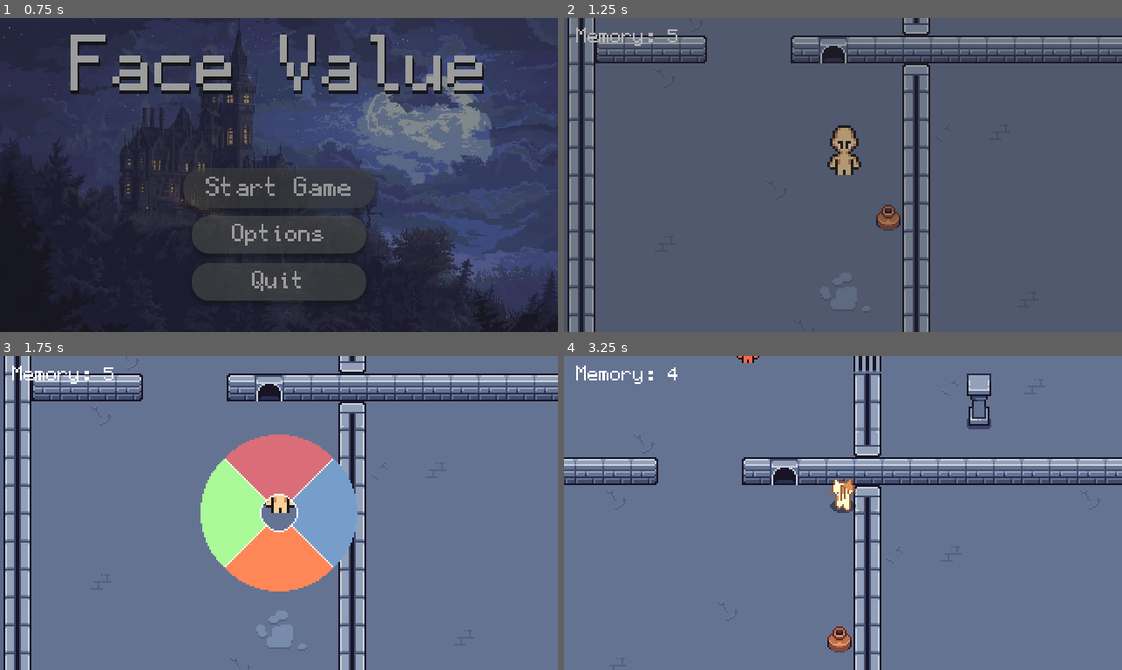
Above: before the commit, frames 1-4 (two rows, left to right).
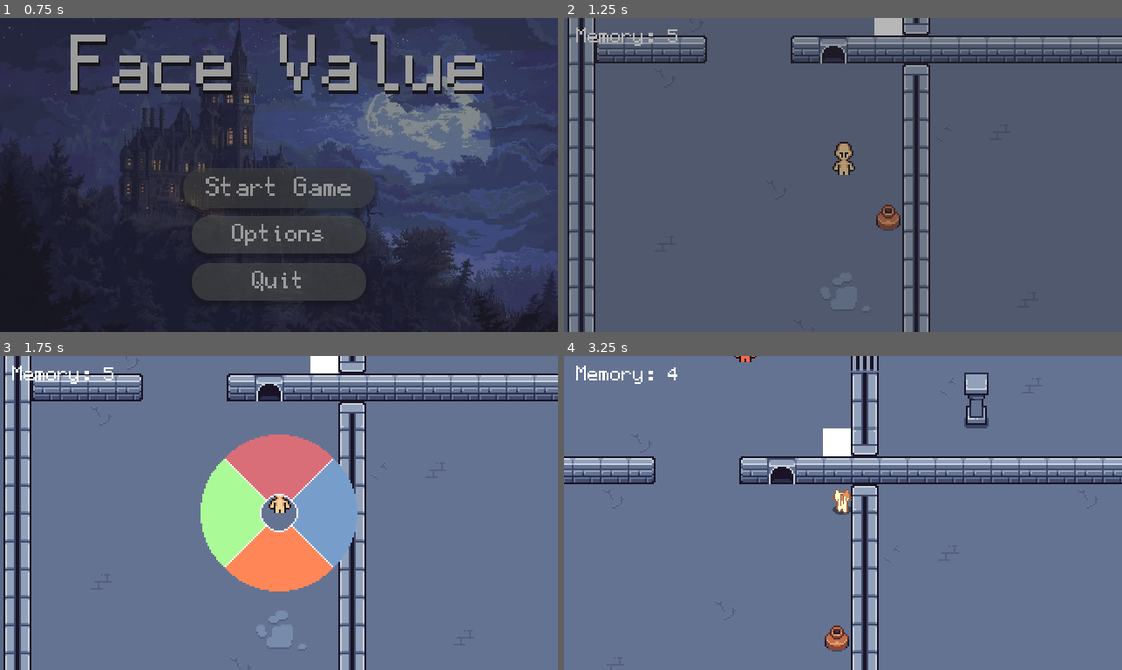
Above: after the commit, the same moments.

Repository: FastEverLast/testgame
Game: Godot game, scene res://scenes/ui/menu/main_menu.tscn
Same seed, same stepped clock (60 frames per second), same inputs: the game is played once before the commit and once after it.
Inputs (mouse positions are in pixels of both pictures, inside the frame that each line leads up to):
- Up to frame 1 (0.75 s): click "Start Game" at 0.5 s
- Up to frame 2 (1.25 s): no input
- Up to frame 3 (1.75 s): move the mouse to (306, 513) at 1.27 s; hold W (move_up) from 1.28 s (still down); hold Shift (wheel_open) from 1.28 s (still down)
- Up to frame 4 (3.25 s): tap Enter at 2 s; move the mouse to (731, 528) at 2.02 s; release W (move_up) at 2.03 s; release Shift (wheel_open) at 2.03 s; hold D (move_right) 2.03-2.78 s; tap 1 (form_base) at 2.1 s; tap W (move_up) at 2.27 s; tap Shift (wheel_open) at 2.3, 3.05 s; move the mouse to (854, 506) at 2.77 s; hold W (move_up) from 2.78 s (still down); hold 3 (form_cat) from 2.78 s (still down)

Frame 1 is identical in both runs. In frame 2, 0.8% of the frame differs, in the area x 47-61%, y 0-50%; in frame 3, 0.4%; in frame 4, 8.7%, in the area x 0-100%, y 0-100%.

Commit message:
Slight SFX changes

Diff:
--- a/scenes/audio/sfx/ui/ui_audio.tscn
+++ b/scenes/audio/sfx/ui/ui_audio.tscn
@@ -10,7 +10,7 @@
 
 [node name="Hover" type="AudioStreamPlayer" parent="." unique_id=1929522172]
 stream = ExtResource("2_qw16a")
-volume_db = 15.0
+volume_db = 8.0
 pitch_scale = 0.65
 bus = &"SFX"
 metadata/_tc_offline_added = true
--- a/scenes/characters/enemies/guard_enemy/guard_enemy.gd
+++ b/scenes/characters/enemies/guard_enemy/guard_enemy.gd
@@ -43,6 +43,10 @@
 func _can_see_player() -> bool:
 	if _in_cone == false:
 		return false
+
+	if GameState.hidden_count > 0:
+		return false
+
 	if GameState.current_form == GameState.Form.GUARD:	# Guard does not detect the player when he is in the guard form
 		return false
 
@@ -105,7 +109,7 @@
 		_repatrol(global_position, "lost_sucpicion")
 
 
-func _repatrol(position_guard, reason) -> void:	# Starts patrolling in the new position
+func _repatrol(_position_guard, reason) -> void:	# Starts patrolling in the new position
 	if reason == "lost_player":
 		var distance_down : float = patrol_down.target_position.length()	# Get the lenght of the vector (128 px)
 		if patrol_down.is_colliding():
--- a/scenes/characters/enemies/guard_enemy/guard_enemy.tscn
+++ b/scenes/characters/enemies/guard_enemy/guard_enemy.tscn
@@ -1,10 +1,11 @@
 [gd_scene format=3 uid="uid://drk4ukekf0bn6"]
 
-[ext_resource type="Script" uid="uid://bvlp2olvmkqc1" path="res://scenes/guard_enemy/guard_enemy.gd" id="1_3ptlu"]
-[ext_resource type="Texture2D" uid="uid://dyisnxw658ugx" path="res://assets/characters/player/Default/Sprite/Down/Base_run_down_1.png" id="1_s4gqi"]
+[ext_resource type="Script" uid="uid://bvlp2olvmkqc1" path="res://scenes/characters/enemies/guard_enemy/guard_enemy.gd" id="1_3ptlu"]
+[ext_resource type="Texture2D" uid="uid://dyisnxw658ugx" path="res://assets/characters/player/default/sprite/Down/Base_run_down_1.png" id="1_s4gqi"]
 
-[sub_resource type="RectangleShape2D" id="RectangleShape2D_rbs2f"]
-size = Vector2(8, 10)
+[sub_resource type="CapsuleShape2D" id="CapsuleShape2D_037os"]
+radius = 4.5
+height = 11.2
 
 [node name="Guard" type="CharacterBody2D" unique_id=179134705]
 collision_layer = 4
@@ -19,8 +20,8 @@
 offset = Vector2(0, -8)
 
 [node name="CollisionShape2D" type="CollisionShape2D" parent="." unique_id=1261029963]
-position = Vector2(0.5, -4.6)
-shape = SubResource("RectangleShape2D_rbs2f")
+position = Vector2(0.5, -5)
+shape = SubResource("CapsuleShape2D_037os")
 
 [node name="Vision" type="Node2D" parent="." unique_id=2029233971]
 position = Vector2(0.5, -8)
--- a/scenes/characters/player/base_character/player.gd
+++ b/scenes/characters/player/base_character/player.gd
@@ -1,14 +1,21 @@
 extends CharacterBody2D
 
 @export var speed := 200
+@export var step_interval := 0.35
+@export var step_starts_coarse: Array[float] = [0.64, 1.12, 1.59]
+@export var step_starts: Array[float] = [ 0.48, 0.79]
+@export var step_length := 0.20
 @onready var sprite: AnimatedSprite2D = $AnimatedSprite2D
 @onready var camera: Camera2D = $Camera2D
 @onready var statue_instance = preload("res://scenes/characters/player/statue_character/statue_character.tscn")
 @onready var cat_sprite: AnimatedSprite2D = $CatForm
 @onready var active_sprite = $AnimatedSprite2D
+@onready var footsteps : AudioStreamPlayer = $Footsteps_base
+
 var _statue: Node2D # re-added: holds the current statue
 var last_direction: Vector2 = Vector2.DOWN
-
+var _step_timer := 0.0
+var _last_played : int = 0
 
 func _ready() -> void:
 	GameState.form_changed.connect(_on_form_changed)
@@ -19,7 +26,6 @@
 		active_sprite = cat_sprite
 	else:
 		active_sprite = sprite
-
 
 func _update_animation(direction : Vector2):
 	var dir_name : String
@@ -55,7 +61,7 @@
 		GameState.Form.CAT:
 			pass
 		GameState.Form.STATUE:
-			sprite.modulate = Color.GRAY
+			sprite.modulate = Color.WHITE
 			if is_instance_valid(_statue):
 				_statue.queue_free()
 
@@ -68,6 +74,7 @@
 	var direction = Input.get_vector("move_left", "move_right", "move_up", "move_down")
 	if GameState.wheel_open == false:
 		velocity = direction * speed
+		_handle_footsteps(_delta)
 
 		if direction != Vector2.ZERO:
 			last_direction = direction.normalized()
@@ -87,3 +94,25 @@
 
 	if event.is_action_pressed("debug_reset"):
 		SceneManager.restart_level()
+
+func _handle_footsteps(delta):
+	if get_real_velocity().length() < 5.0:
+		_step_timer = 0.0
+		return
+
+	_step_timer -= delta	# Counts down in seconds
+
+	if _step_timer <= 0.0:
+		_play_step()
+		_step_timer = step_interval
+
+func _play_step():
+	footsteps.stream = load("res://assets/audio/sfx/game/footsteps_heavy.wav")
+	footsteps.volume_db = randf_range(-10.0, -9.0)
+	footsteps.pitch_scale = randf_range(0.9, 1.0)
+
+	var start : float = step_starts.pick_random()
+	footsteps.play(start)
+	await get_tree().create_timer(step_length).timeout
+	footsteps.stop()
+	_last_played = 1
--- a/scenes/characters/player/base_character/player.tscn
+++ b/scenes/characters/player/base_character/player.tscn
@@ -1,31 +1,32 @@
 [gd_scene format=3 uid="uid://dwr53o88up1lx"]
 
 [ext_resource type="Script" uid="uid://dcq073p1tqi6w" path="res://scenes/characters/player/base_character/player.gd" id="1_dovo2"]
-[ext_resource type="Texture2D" uid="uid://dyisnxw658ugx" path="res://assets/characters/player/Default/Sprite/Down/Base_run_down_1.png" id="2_007i1"]
-[ext_resource type="Texture2D" uid="uid://duasng8w7eyni" path="res://assets/characters/player/Default/Sprite/Left/base_run_left_1.png" id="3_6cv16"]
-[ext_resource type="Texture2D" uid="uid://btqg7sfu2hihu" path="res://assets/characters/player/Default/Sprite/Right/base_run_right_1.png" id="4_j4nxn"]
-[ext_resource type="Texture2D" uid="uid://3mdc2jpx4vjb" path="res://assets/characters/player/Default/Sprite/Up/Base_run_up_1.png" id="5_28m0y"]
-[ext_resource type="Texture2D" uid="uid://d3csa5ny1rigl" path="res://assets/characters/player/Default/Sprite/Down/Base_run_down_2.png" id="6_uniwh"]
-[ext_resource type="Texture2D" uid="uid://cjs0g2jctbx3u" path="res://assets/characters/player/Default/Sprite/Down/Base_run_down_3.png" id="7_iqsei"]
-[ext_resource type="Texture2D" uid="uid://bxwkhpr1ljexg" path="res://assets/characters/player/Default/Sprite/Down/Base_run_down_4.png" id="8_tffgl"]
-[ext_resource type="Texture2D" uid="uid://be43o7btnlflm" path="res://assets/characters/player/Default/Sprite/Down/Base_run_down_5.png" id="9_pk8ii"]
-[ext_resource type="Texture2D" uid="uid://baclqmg05e07g" path="res://assets/characters/player/Default/Sprite/Down/Base_run_down_6.png" id="10_5mf0n"]
-[ext_resource type="Texture2D" uid="uid://co681f3rni0yh" path="res://assets/characters/player/Default/Sprite/Left/base_run_left_2.png" id="11_4hvnv"]
-[ext_resource type="Texture2D" uid="uid://dsafuo720d4g3" path="res://assets/characters/player/Default/Sprite/Left/base_run_left_3.png" id="12_bbmj2"]
-[ext_resource type="Texture2D" uid="uid://d1okrlcidr4te" path="res://assets/characters/player/Default/Sprite/Left/base_run_left_4.png" id="13_kxw46"]
-[ext_resource type="Texture2D" uid="uid://b2gr7hdqljtvx" path="res://assets/characters/player/Default/Sprite/Left/base_run_left_5.png" id="14_8qxvo"]
-[ext_resource type="Texture2D" uid="uid://dmqjl5bbjjwmn" path="res://assets/characters/player/Default/Sprite/Left/base_run_left_6.png" id="15_5q8fn"]
-[ext_resource type="Texture2D" uid="uid://d0ayctrtgc7st" path="res://assets/characters/player/Default/Sprite/Right/base_run_right_2.png" id="16_wva7c"]
-[ext_resource type="Texture2D" uid="uid://bnbtjgli3sxrr" path="res://assets/characters/player/Default/Sprite/Right/base_run_right_3.png" id="17_7obkq"]
-[ext_resource type="Texture2D" uid="uid://d27al8qhypsbj" path="res://assets/characters/player/Default/Sprite/Right/base_run_right_4.png" id="18_vo27k"]
-[ext_resource type="Texture2D" uid="uid://br8ba0ev8mnoc" path="res://assets/characters/player/Default/Sprite/Right/base_run_right_5.png" id="19_genst"]
-[ext_resource type="Texture2D" uid="uid://cupepjca7ut3l" path="res://assets/characters/player/Default/Sprite/Right/base_run_right_6.png" id="20_niom3"]
-[ext_resource type="Texture2D" uid="uid://b2uby7kq1ewk6" path="res://assets/characters/player/Default/Sprite/Up/Base_run_up_2.png" id="21_ttakn"]
-[ext_resource type="Texture2D" uid="uid://dd2v5xglplpc7" path="res://assets/characters/player/Default/Sprite/Up/Base_run_up_3.png" id="22_rw8a5"]
-[ext_resource type="Texture2D" uid="uid://dhpa2dxmhqk30" path="res://assets/characters/player/Default/Sprite/Up/Base_run_up_4.png" id="23_iwuka"]
-[ext_resource type="Texture2D" uid="uid://bgdbwwgpf5swl" path="res://assets/characters/player/Default/Sprite/Up/Base_run_up_5.png" id="24_hyqqp"]
-[ext_resource type="Texture2D" uid="uid://ccvttmlprxj7d" path="res://assets/characters/player/Default/Sprite/Up/Base_run_up_6.png" id="25_ds1xl"]
+[ext_resource type="Texture2D" uid="uid://dyisnxw658ugx" path="res://assets/characters/player/default/sprite/Down/Base_run_down_1.png" id="2_007i1"]
+[ext_resource type="Texture2D" uid="uid://duasng8w7eyni" path="res://assets/characters/player/default/sprite/Left/base_run_left_1.png" id="3_6cv16"]
+[ext_resource type="Texture2D" uid="uid://btqg7sfu2hihu" path="res://assets/characters/player/default/sprite/Right/base_run_right_1.png" id="4_j4nxn"]
+[ext_resource type="Texture2D" uid="uid://3mdc2jpx4vjb" path="res://assets/characters/player/default/sprite/Up/Base_run_up_1.png" id="5_28m0y"]
+[ext_resource type="Texture2D" uid="uid://d3csa5ny1rigl" path="res://assets/characters/player/default/sprite/Down/Base_run_down_2.png" id="6_uniwh"]
+[ext_resource type="Texture2D" uid="uid://cjs0g2jctbx3u" path="res://assets/characters/player/default/sprite/Down/Base_run_down_3.png" id="7_iqsei"]
+[ext_resource type="Texture2D" uid="uid://bxwkhpr1ljexg" path="res://assets/characters/player/default/sprite/Down/Base_run_down_4.png" id="8_tffgl"]
+[ext_resource type="Texture2D" uid="uid://be43o7btnlflm" path="res://assets/characters/player/default/sprite/Down/Base_run_down_5.png" id="9_pk8ii"]
+[ext_resource type="Texture2D" uid="uid://baclqmg05e07g" path="res://assets/characters/player/default/sprite/Down/Base_run_down_6.png" id="10_5mf0n"]
+[ext_resource type="Texture2D" uid="uid://co681f3rni0yh" path="res://assets/characters/player/default/sprite/Left/base_run_left_2.png" id="11_4hvnv"]
+[ext_resource type="Texture2D" uid="uid://dsafuo720d4g3" path="res://assets/characters/player/default/sprite/Left/base_run_left_3.png" id="12_bbmj2"]
+[ext_resource type="Texture2D" uid="uid://d1okrlcidr4te" path="res://assets/characters/player/default/sprite/Left/base_run_left_4.png" id="13_kxw46"]
+[ext_resource type="Texture2D" uid="uid://b2gr7hdqljtvx" path="res://assets/characters/player/default/sprite/Left/base_run_left_5.png" id="14_8qxvo"]
+[ext_resource type="Texture2D" uid="uid://dmqjl5bbjjwmn" path="res://assets/characters/player/default/sprite/Left/base_run_left_6.png" id="15_5q8fn"]
+[ext_resource type="Texture2D" uid="uid://d0ayctrtgc7st" path="res://assets/characters/player/default/sprite/Right/base_run_right_2.png" id="16_wva7c"]
+[ext_resource type="Texture2D" uid="uid://bnbtjgli3sxrr" path="res://assets/characters/player/default/sprite/Right/base_run_right_3.png" id="17_7obkq"]
+[ext_resource type="Texture2D" uid="uid://d27al8qhypsbj" path="res://assets/characters/player/default/sprite/Right/base_run_right_4.png" id="18_vo27k"]
+[ext_resource type="Texture2D" uid="uid://br8ba0ev8mnoc" path="res://assets/characters/player/default/sprite/Right/base_run_right_5.png" id="19_genst"]
+[ext_resource type="Texture2D" uid="uid://cupepjca7ut3l" path="res://assets/characters/player/default/sprite/Right/base_run_right_6.png" id="20_niom3"]
+[ext_resource type="Texture2D" uid="uid://b2uby7kq1ewk6" path="res://assets/characters/player/default/sprite/Up/Base_run_up_2.png" id="21_ttakn"]
+[ext_resource type="Texture2D" uid="uid://dd2v5xglplpc7" path="res://assets/characters/player/default/sprite/Up/Base_run_up_3.png" id="22_rw8a5"]
+[ext_resource type="Texture2D" uid="uid://dhpa2dxmhqk30" path="res://assets/characters/player/default/sprite/Up/Base_run_up_4.png" id="23_iwuka"]
+[ext_resource type="Texture2D" uid="uid://bgdbwwgpf5swl" path="res://assets/characters/player/default/sprite/Up/Base_run_up_5.png" id="24_hyqqp"]
+[ext_resource type="Texture2D" uid="uid://ccvttmlprxj7d" path="res://assets/characters/player/default/sprite/Up/Base_run_up_6.png" id="25_ds1xl"]
 [ext_resource type="SpriteFrames" uid="uid://ddak614qttx86" path="res://assets/characters/player/cat/animations/cat.tres" id="26_kkree"]
+[ext_resource type="AudioStream" uid="uid://ddnvmx2m8we2s" path="res://assets/audio/sfx/game/footsteps_coarse.wav" id="27_037os"]
 
 [sub_resource type="SpriteFrames" id="SpriteFrames_eu66n"]
 animations = [{
@@ -155,7 +156,7 @@
 }]
 
 [sub_resource type="RectangleShape2D" id="RectangleShape2D_eu66n"]
-size = Vector2(11, 9)
+size = Vector2(8, 9)
 
 [node name="Player" type="CharacterBody2D" unique_id=1894673584]
 collision_mask = 258
@@ -166,7 +167,6 @@
 
 [node name="AnimatedSprite2D" type="AnimatedSprite2D" parent="." unique_id=314815248]
 texture_filter = 1
-scale = Vector2(1.5, 1.5)
 sprite_frames = SubResource("SpriteFrames_eu66n")
 animation = &"idle_up"
 offset = Vector2(0, -8)
@@ -185,9 +185,13 @@
 metadata/_tc_offline_added = true
 
 [node name="CatForm" type="AnimatedSprite2D" parent="." unique_id=414651045]
-position = Vector2(0, -10)
-scale = Vector2(0.2, 0.2)
+position = Vector2(0, -7)
+scale = Vector2(0.15, 0.15)
 sprite_frames = ExtResource("26_kkree")
 animation = &"walk_down"
 frame = 2
 frame_progress = 0.6719331
+
+[node name="Footsteps_base" type="AudioStreamPlayer" parent="." unique_id=2030906858]
+stream = ExtResource("27_037os")
+bus = &"SFX"
--- a/scenes/game_state.gd
+++ b/scenes/game_state.gd
@@ -5,6 +5,7 @@
 var current_form:Form = Form.BASE
 var wheel_open : bool = false
 var shift_lock := 0
+var hidden_count := 0
 
 enum Form { BASE, GUARD, CAT, STATUE }
 
@@ -33,3 +34,4 @@
 	current_form = Form.BASE
 	wheel_open = false
 	shift_lock = 0
+	hidden_count = 0
--- a/scenes/levels/level1.tscn
+++ b/scenes/levels/level1.tscn
@@ -5,7 +5,8 @@
 [ext_resource type="PackedScene" uid="uid://bn70s6r752pd2" path="res://scenes/resources/level/gate/gate.tscn" id="3_dd0lh"]
 [ext_resource type="PackedScene" uid="uid://ciqpycv1doga5" path="res://scenes/resources/level/floor_button/floor_button.tscn" id="4_bfxgj"]
 [ext_resource type="PackedScene" uid="uid://dvxygtm0tkjch" path="res://scenes/resources/level/vent/vent.tscn" id="5_dywbp"]
-[ext_resource type="PackedScene" uid="uid://drk4ukekf0bn6" path="res://scenes/guard_enemy/guard_enemy.tscn" id="6_1seuy"]
+[ext_resource type="PackedScene" uid="uid://drk4ukekf0bn6" path="res://scenes/characters/enemies/guard_enemy/guard_enemy.tscn" id="6_1seuy"]
+[ext_resource type="PackedScene" uid="uid://dij54u3ixb7vq" path="res://scenes/resources/level/hiding_spot/hiding_spot.tscn" id="7_2r1tl"]
 
 [sub_resource type="GDScript" id="GDScript_bfxgj"]
 
@@ -17,7 +18,7 @@
 metadata/_tc_uuid = "3521188858157409516"
 
 [node name="Walls" parent="." index="2" unique_id=506420691]
-tile_map_data = PackedByteArray("AAAAABUAAAAIAAoAAAABABUAAAA …(2280 unchanged characters)… iAAUAAAAHAAkAAAAcAAUAAAAEAAgAAAAeAAUAAAAGAAoAAAAfAAUAAAAGAAoAAAAgAAUAAAAGAAoAAAAhAAUAAAAGAAoAAAAdAAUAAAAFAAoAAAAcAAMAAAAEAAcAAAAcAAQAAAAEAAgAAAA=")
+tile_map_data = PackedByteArray("AAAAABUAAAAIAAoAAAABABUAAAA …(2280 unchanged characters)… iAAUAAAAHAAkAAAAcAAUAAAAEAAgAAAAeAAUAAAAHAAoAAAAhAAUAAAAGAAoAAAAdAAUAAAAFAAoAAAAcAAMAAAAEAAcAAAAcAAQAAAAEAAgAAAAgAAUAAAAFAAoAAAA=")
 metadata/_tc_uuid = "3282602283104360277"
 
 [node name="Player" parent="." index="3" unique_id=1894673584]
@@ -50,8 +51,14 @@
 [node name="Vent" parent="." index="10" unique_id=1633649404 instance=ExtResource("5_dywbp")]
 position = Vector2(152, 152)
 
-[node name="Guard" parent="." index="11" unique_id=179134705 instance=ExtResource("6_1seuy")]
+[node name="Vent2" parent="." index="11" unique_id=724024474 instance=ExtResource("5_dywbp")]
+position = Vector2(504, 88)
+
+[node name="Guard" parent="." index="12" unique_id=179134705 instance=ExtResource("6_1seuy")]
 position = Vector2(42, 90)
+
+[node name="HidingSpot" parent="." index="13" unique_id=45458896 instance=ExtResource("7_2r1tl")]
+position = Vector2(184, 136)
 
 [connection signal="activated" from="FloorButton" to="Gate" method="_on_floor_button_activated"]
 [connection signal="activated" from="FloorButton" to="Gate2" method="_on_floor_button_activated"]
--- a/scenes/resources/interactables/fragment/fragment.gd
+++ b/scenes/resources/interactables/fragment/fragment.gd
@@ -8,10 +8,10 @@
 
 
 # Called every frame. 'delta' is the elapsed time since the previous frame.
-func _process(delta: float) -> void:
+func _process(_delta: float) -> void:
 	pass
 
 
-func _on_body_entered(body: Node2D) -> void:
+func _on_body_entered(_body: Node2D) -> void:
 	GameState.change_memory(amount)
 	queue_free()
--- a/scenes/resources/level/floor_button/floor_button.gd
+++ b/scenes/resources/level/floor_button/floor_button.gd
@@ -3,6 +3,9 @@
 signal activated
 signal released
 @onready var sprite: Sprite2D = $Sprite2D
+@onready var press_sound : AudioStreamPlayer = $PressSound
+@onready var release_sound : AudioStreamPlayer = $ReleaseSound
+
 var _bodies_on := 0
 
 # Called when the node enters the scene tree for the first time.
@@ -20,7 +23,7 @@
 	if _bodies_on == 1:
 		sprite.frame = 2
 		activated.emit()
-		# Play audio?
+		press_sound.play()
 
 
 func _on_body_exited(_body: Node2D) -> void:
@@ -28,4 +31,4 @@
 	if _bodies_on == 0:
 		sprite.frame = 1
 		released.emit()
-	# close gate again when the statue is removed
+		release_sound.play()
--- a/scenes/resources/level/floor_button/floor_button.tscn
+++ b/scenes/resources/level/floor_button/floor_button.tscn
@@ -2,6 +2,7 @@
 
 [ext_resource type="Texture2D" uid="uid://bedvf3q4h4gmy" path="res://assets/tilesets/tiles/sprites/floor_button.png" id="1_fq8ip"]
 [ext_resource type="Script" uid="uid://bvvo3dadm6w5h" path="res://scenes/resources/level/floor_button/floor_button.gd" id="1_ympb2"]
+[ext_resource type="AudioStream" uid="uid://djwedoa3gekqn" path="res://assets/audio/sfx/game/floor_button.wav" id="3_xdh54"]
 
 [sub_resource type="RectangleShape2D" id="RectangleShape2D_eu66n"]
 size = Vector2(14, 14)
@@ -19,5 +20,15 @@
 [node name="CollisionShape2D" type="CollisionShape2D" parent="." unique_id=1707448839]
 shape = SubResource("RectangleShape2D_eu66n")
 
+[node name="PressSound" type="AudioStreamPlayer" parent="." unique_id=610514233]
+stream = ExtResource("3_xdh54")
+bus = &"SFX"
+
+[node name="ReleaseSound" type="AudioStreamPlayer" parent="." unique_id=407172447]
+stream = ExtResource("3_xdh54")
+volume_db = -6.0
+pitch_scale = 0.8
+bus = &"SFX"
+
 [connection signal="body_entered" from="." to="." method="_on_body_entered"]
 [connection signal="body_exited" from="." to="." method="_on_body_exited"]
--- /dev/null
+++ b/scenes/resources/level/hiding_spot/hiding_spot.gd
@@ -0,0 +1,12 @@
+extends Area2D
+
+
+func _on_enter(body):
+	GameState.hidden_count += 1
+	body.modulate.a = 0.5
+
+func _on_exit(body):
+	GameState.hidden_count -= 1
+
+	if GameState.hidden_count == 0:
+		body.modulate.a = 1.0
--- /dev/null
+++ b/scenes/resources/level/hiding_spot/hiding_spot.tscn
@@ -0,0 +1,37 @@
+[gd_scene format=3 uid="uid://dij54u3ixb7vq"]
+
+[ext_resource type="Script" uid="uid://co3o6d03q2kvu" path="res://scenes/resources/level/hiding_spot/hiding_spot.gd" id="1_1um11"]
+
+[sub_resource type="RectangleShape2D" id="RectangleShape2D_eu66n"]
+size = Vector2(16, 16)
+
+[sub_resource type="CanvasTexture" id="CanvasTexture_wrtls"]
+specular_color = Color(0.41960785, 1, 1, 1)
+
+[node name="HidingSpot" type="Area2D" unique_id=45458896]
+collision_layer = 64
+script = ExtResource("1_1um11")
+
+[node name="Sprite2D" type="Sprite2D" parent="." unique_id=36013875]
+z_index = -1
+
+[node name="CollisionShape2D" type="CollisionShape2D" parent="." unique_id=1570732388]
+shape = SubResource("RectangleShape2D_eu66n")
+
+[node name="TextureRect" type="TextureRect" parent="." unique_id=1851099567]
+z_index = -1
+anchors_preset = 8
+anchor_left = 0.5
+anchor_top = 0.5
+anchor_right = 0.5
+anchor_bottom = 0.5
+offset_left = -8.0
+offset_top = -8.0
+offset_right = 8.0
+offset_bottom = 8.0
+grow_horizontal = 2
+grow_vertical = 2
+texture = SubResource("CanvasTexture_wrtls")
+
+[connection signal="body_entered" from="." to="." method="_on_enter"]
+[connection signal="body_exited" from="." to="." method="_on_exit"]
--- a/scenes/resources/level/vent/vent.tscn
+++ b/scenes/resources/level/vent/vent.tscn
@@ -1,10 +1,10 @@
 [gd_scene format=3 uid="uid://dvxygtm0tkjch"]
 
 [ext_resource type="Script" uid="uid://drdaj31u5facs" path="res://scenes/resources/level/vent/vent.gd" id="1_ylrj1"]
-[ext_resource type="Texture2D" uid="uid://c40vmk3lmpwif" path="res://assets/tilesets/Sets/Set-Misc.png" id="2_ylrj1"]
+[ext_resource type="Texture2D" uid="uid://c40vmk3lmpwif" path="res://assets/tilesets/sets/Set-Misc.png" id="2_ylrj1"]
 
 [sub_resource type="RectangleShape2D" id="RectangleShape2D_eu66n"]
-size = Vector2(16, 15.75)
+size = Vector2(16, 16)
 
 [sub_resource type="RectangleShape2D" id="RectangleShape2D_rbs2f"]
 size = Vector2(12, 12)
@@ -29,7 +29,6 @@
 region_rect = Rect2(160, 80, 16, 16)
 
 [node name="CollisionShape2D" type="CollisionShape2D" parent="." unique_id=1096098323]
-position = Vector2(0, 0.125)
 shape = SubResource("RectangleShape2D_eu66n")
 
 [node name="Zone" type="Area2D" parent="." unique_id=1010662221]
Not shown, added: assets/audio/sfx/game/footstep.wav.import
Not shown, added: assets/audio/sfx/game/footsteps.wav.import
Not shown, added: assets/audio/sfx/game/footsteps_coarse.wav.import
Not shown, added: assets/audio/sfx/game/footsteps_heavy.wav.import
Not shown, added: scenes/resources/level/hiding_spot/hiding_spot.gd.uid
Not shown, added: assets/audio/sfx/game/footstep.wav
Not shown, added: assets/audio/sfx/game/footsteps.wav
Not shown, added: assets/audio/sfx/game/footsteps_coarse.wav
Not shown, added: assets/audio/sfx/game/footsteps_heavy.wav
